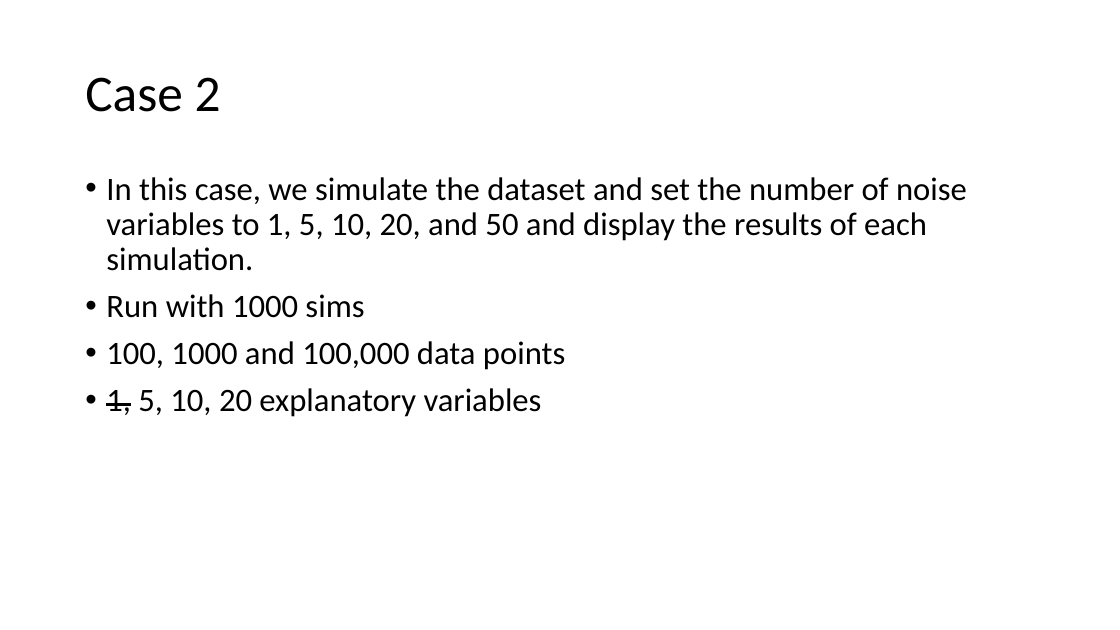
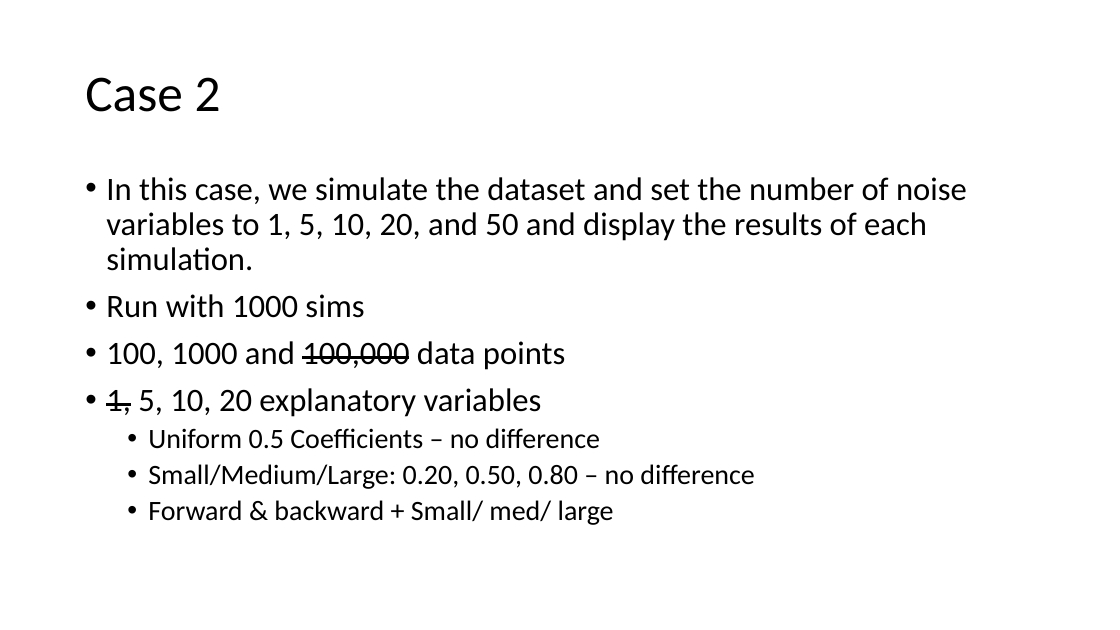
Before and after one commit to Tsmith5151/Capstone, a slide deck: slide 11 of GUI/Version4/Results_KK2.pptx (slide 3 before the commit). Drawn at 1120x630 pixels with LibreOffice and Linux fonts; fonts in the diff are those of the drawing. Boxes give left, top, right and bottom in pixels: in the first picture for what was removed or moved away, otherwise in the second. Text is boxed around its words. In the diff, an @@ line names an element or a change of style, - is before the commit and + after.

Commit message:
update

```diff
--- a/GUI/Version4/Results_KK2.pptx
+++ b/GUI/Version4/Results_KK2.pptx
@@ text at [106, 341, 565, 370]: strikethrough on in "100,000" @@
@@ text at [148, 428, 754, 525]: paragraphs added @@
+  • Uniform 0.5 Coefficients – no difference
+  • Small/Medium/Large: 0.20, 0.50, 0.80 – no difference
+  • Forward & backward + Small/ med/ large
```
Also in this commit, not shown: 8 other slides changed, 12 slides added.
